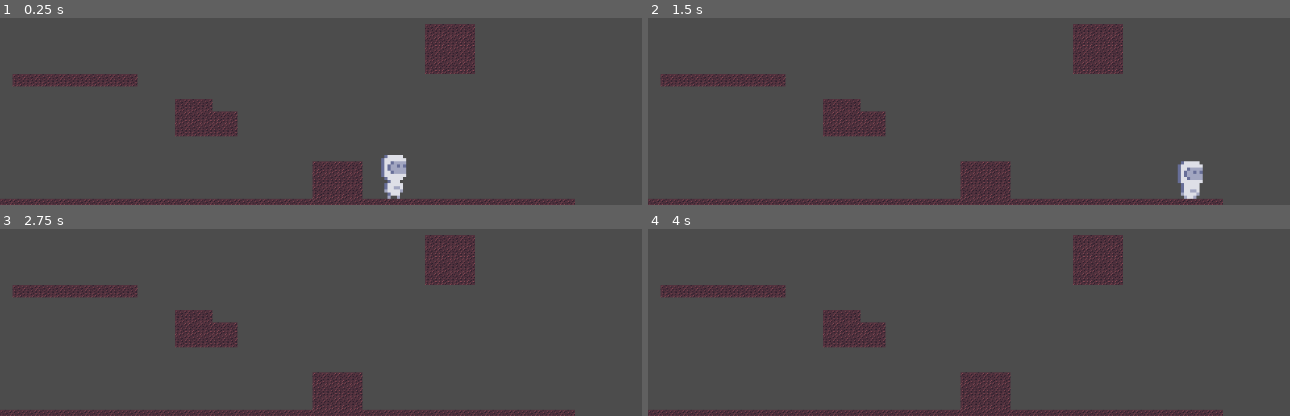
Above: before the commit, frames 1-4 (two rows, left to right).
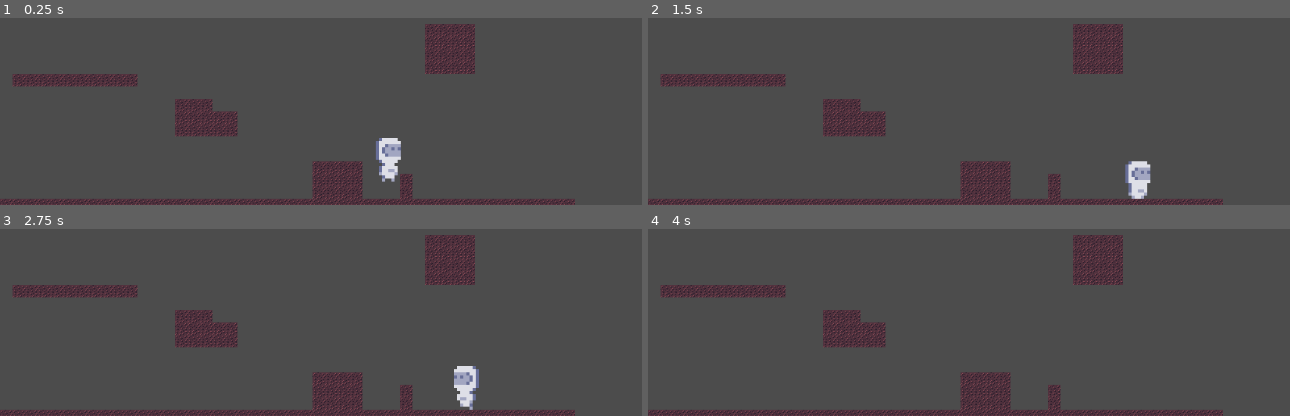
Above: after the commit, the same moments.

Repository: magecliff96/Unnamed_Platformer
Game: Godot game, scene res://MainScene.tscn
Same seed, same stepped clock (60 frames per second), same inputs: the game is played once before the commit and once after it.
Inputs:
- Up to frame 1 (0.25 s): no input
- Up to frame 2 (1.5 s): hold Right (move_right) from 0.53 s (still down); tap Space (jump) at 0.77 s
- Up to frame 3 (2.75 s): tap Space (jump) at 1.52 s; release Right (move_right) at 2.03 s; hold Left (move_left) from 2.03 s (still down)
- Up to frame 4 (4 s): release Left (move_left) at 2.78 s; hold Right (move_right) from 2.78 s (still down); tap Space (jump) at 3.02, 3.77 s

The runs differ from the first frame. In frame 1, 1.2% of the frame differs, in the area x 58-65%, y 64-97%; in frame 2, 1.6%, in the area x 62-87%, y 76-97%; in frame 3, 0.9%; in frame 4, 0.2%.

Commit message:
mapped the dash state

Diff:
--- a/Unnamed_Platformer/MainScene.tscn
+++ b/Unnamed_Platformer/MainScene.tscn
@@ -44,7 +44,7 @@
 tile_set = SubResource( 1 )
 cell_size = Vector2( 16, 16 )
 format = 1
-tile_data = PoolIntArray( 1507362, 0, 0, 1507363, 0, 0, 1507 …(632 unchanged characters)… 6, 0, 0, 2293787, 0, 0, 2293788, 0, 0, 2359321, 0, 0, 2359322, 0, 0, 2359323, 0, 0, 2359324, 0, 0, 2424832, 0, 0, 2424833, 0, 0, 24 …(673 unchanged characters)…
+tile_data = PoolIntArray( 1507362, 0, 0, 1507363, 0, 0, 1507 …(632 unchanged characters)… 6, 0, 0, 2293787, 0, 0, 2293788, 0, 0, 2293792, 0, 0, 2359321, 0, 0, 2359322, 0, 0, 2359323, 0, 0, 2359324, 0, 0, 2359328, 0, 0, 2424832, 0, 0, 2424833, 0, 0, 24 …(673 unchanged characters)…
 
 [node name="player" parent="." instance=ExtResource( 3 )]
 position = Vector2( 504, 472 )
--- a/Unnamed_Platformer/project.godot
+++ b/Unnamed_Platformer/project.godot
@@ -97,6 +97,10 @@
 "deadzone": 0.5,
 "events": [  ]
 }
+dash={
+"deadzone": 0.5,
+"events": [  ]
+}
 
 [physics]
 
